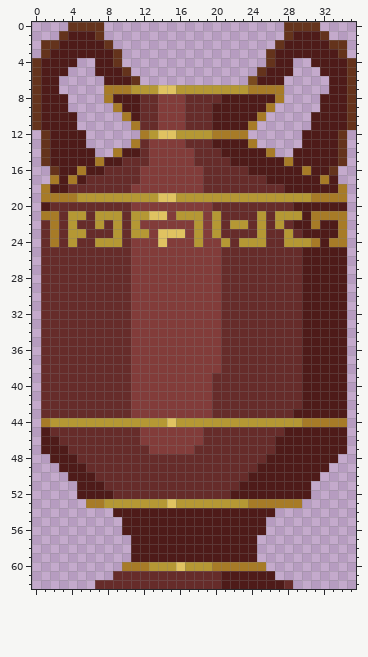
File history of a pixel-art sprite, assets/objects/vase.png. Above, as it was before the edit.
The file is 36x63 pixels.
The same view after the edit:
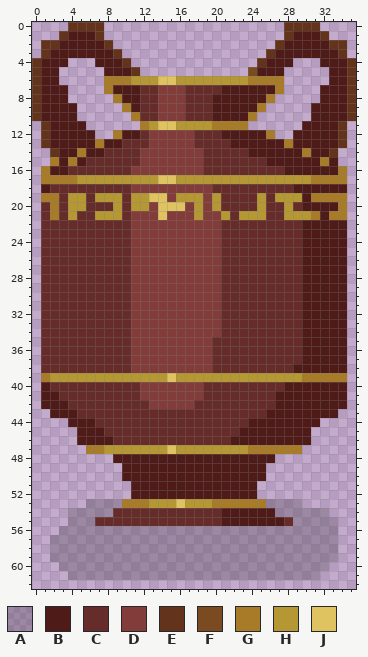
Palette (. is transparent): A #00000033  B #4e1b19  C #662c2a  D #823c3a  E #64331c  F #7a4b20  G #a77b27  H #b59834  J #e0c361
The exact change:
y 4: x 4 B -> .; x 9..10 E. -> BE; x 25..26 .E -> EB; x 31 B -> .
y 5: x 3 B -> .; x 7 B -> .; x 10..11 E. -> BE; x 24..25 .E -> FB; x 28 B -> .; x 32 B -> .
y 6: x 8..27 BBBE............FBBB -> GGGHHHJJHHHHHHHHGGGG
y 7: x 3 . -> B; x 9..26 GGHHHJJHHHHHHHHGGG -> BBBCCDDDCCCCBBBBBB; x 32 . -> B
y 8: x 8..9 GB -> .G; x 20 C -> B; x 26..27 BG -> G.
y 9: x 4 . -> B; x 9..10 GB -> .G; x 25..26 BG -> G.; x 31 . -> B
y 10: x 10..11 GB -> .G; x 24..25 BG -> G.
y 11: x 0..1 EB -> .E; x 5 . -> B; x 11..24 GCCDDDCCCBBBBG -> .GHJJHHHHGGGG.; x 30 . -> B; x 34..35 BE -> E.
y 12: x 6 . -> B; x 9..26 ...GHJJHHHHGGGG... -> GBBCDDDDDCCCBBBBBG; x 29 . -> B
y 13: x 6..11 .....G -> BGBBCC; x 17 C -> D; x 20..21 BB -> CC; x 24..29 G..... -> BBBBGB
y 14: x 1..2 EB -> .E; x 5 B -> G; x 7..12 ..GBBC -> BCCCCD; x 18 C -> D; x 21..23 BBB -> CCC; x 26..28 G.. -> BBB; x 30 B -> G; x 33..34 BE -> E.
y 15: x 1..2 EB -> .G; x 4 B -> G; x 6..9 BGBB -> CCCC; x 12 C -> D; x 18 C -> D; x 22..25 BBBB -> CCCC; x 28 G -> B; x 32 B -> G; x 34 E -> .
y 16: x 1..2 .E -> GB; x 4..7 BGBB -> CCCC; x 11 C -> D; x 24..27 BBBB -> CCCC; x 30 G -> B; x 33..34 E. -> BG
y 17: x 1 . -> G; x 3 B -> G; x 5..31 BCCCCCCDDDDDDDCCCCCCCBBBBBB -> HHHHHHHHHJJHHHHHHHHHHHHHHHG; x 33..34 B. -> GG
y 18: x 1..3 GBB -> BCC; x 19 C -> D; x 28 B -> C; x 34 G -> B
y 19: x 3..4 GG -> CH; x 6 H -> C; x 10 H -> C; x 13 H -> J; x 15 J -> D; x 19 H -> D; x 21..24 HHHH -> CCCC; x 26 H -> C; x 30 H -> B
y 20: x 1..2 BC -> CG; x 4..5 CC -> HH; x 9 C -> H; x 11..12 DD -> HH; x 14..16 DDD -> JJJ; x 18 D -> H; x 20 C -> H; x 25 C -> H; x 28..29 CB -> HC; x 34 B -> G
y 21: x 1 G -> C; x 5 H -> C; x 11..13 HHJ -> DDD; x 16..17 HH -> DD; x 20..21 HC -> DH; x 23..24 CC -> HH; x 27 H -> C; x 30 B -> H; x 32 G -> B
y 22: x 2 G -> C; x 4 H -> C; x 7 H -> C; x 9 H -> C; x 11 H -> D; x 18 H -> D; x 20 H -> D; x 22..23 HH -> CC; x 25 H -> C; x 27 H -> C; x 29 B -> C; x 31 G -> B; x 34 G -> B
y 23: x 2 G -> C; x 4..5 HH -> CC; x 9 H -> C; x 11..12 HH -> DD; x 14..16 JJJ -> DDD; x 18 H -> D; x 20 H -> D; x 25 H -> C; x 28 H -> C; x 34 G -> B
y 24: x 2 G -> C; x 4 H -> C; x 7..9 HHH -> CCC; x 14 J -> D; x 18 H -> D; x 21 H -> C; x 23..25 HHH -> CCC; x 28..31 HHHG -> CCBB; x 33..34 GG -> BB
y 35..37: x 20 D -> C
y 38: x 20 D -> C; x 29 C -> B
y 39: x 1..34 CCCCCCCCCCDDDDDDDDDCCCCCCCCCCBBBBB -> GHHHHHHHHHHHHHJHHHHHHHHHHHHHHGGGGG
y 40: x 1 C -> B; x 11 D -> C; x 19 D -> C; x 28..29 CC -> BB
y 41: x 1..2 CC -> BB; x 11 D -> C; x 19 D -> C; x 27..29 CCC -> BBB
y 42: x 1..3 CCC -> BBB; x 11..12 DD -> CC; x 18..19 DD -> CC; x 27..29 CCC -> BBB
y 43: x 1..4 CCCC -> .BBB; x 11..19 DDDDDDDDD -> CCCCCCCCC; x 26..28 CCC -> BBB; x 34 B -> .
y 44: x 1..34 GHHHHHHHHHHHHHJHHHHHHHHHHHHHHGGGGG -> ...BBBCCCCCCCCCCCCCCCCCBBBBBBBB...
y 45: x 1..7 BCCCCCC -> ....BBB; x 12..18 DDDDDDD -> CCCCCCC; x 23..27 CCCCC -> BBBBB; x 31..34 BBBB -> ....
y 46: x 1..8 BBCCCCCC -> ....BBBB; x 12..18 DDDDDDD -> CCCCCCC; x 22..26 CCCCC -> BBBBB; x 31..34 BBBB -> ....
y 47: x 1..34 BBBCCCCCCCCCDDDDDCCCCCCCCCBBBBBBBB -> .....GGHHHHHHHJHHHHHHHHGGGGGG.....
y 48: x 2..25 BBBCCCCCCCCCCCCCCCCCCCCC -> .......BBBBBBBBBBBBBBBBB; x 27..33 BBBBBBB -> .......
y 49: x 3..24 BBBCCCCCCCCCCCCCCCCCCC -> .......BBBBBBBBBBBBBBB; x 26..32 BBBBBBB -> .......
y 50: x 4..23 BBBCCCCCCCCCCCCCCCCC -> ......BBBBBBBBBBBBBB; x 26..31 BBBBBB -> ......
y 51: x 5..22 BBBCCCCCCCCCCCCCCC -> ......BBBBBBBBBBBB; x 25..30 BBBBBB -> ......
y 52: x 5..21 BBBBCCCCCCCCCCCCC -> ......BBBBBBBBBBB; x 25..30 BBBBBB -> ......
y 53: x 6..12 GGHHHHH -> AAAAGGG; x 15..16 JH -> HJ; x 20..23 HHHH -> GGGG; x 26..29 GGGG -> AAAA
y 54: x 4..20 .....BBBBBBBBBBBB -> AAAAACCCCCCCCCCCC; x 27..32 ...... -> AAAAAA
y 55: x 4..20 ......BBBBBBBBBBB -> AAACCCCCCCCCCCCCC; x 26..33 ........ -> BBCAAAAA
y 56: x 3..33 .......BBBBBBBBBBBBBBBB........ -> AAAAAAAAAAAAAAAAAAAAAAAAAAAAAAA
y 57..59: x 2..33 .........BBBBBBBBBBBBBB......... -> AAAAAAAAAAAAAAAAAAAAAAAAAAAAAAAA
y 60: x 3..32 .......GGGHHHJHHHGGGGGG....... -> AAAAAAAAAAAAAAAAAAAAAAAAAAAAAA
y 61: x 4..31 .....CCCCCCCCCCCCBBBBBB..... -> AAAAAAAAAAAAAAAAAAAAAAAAAAAA
y 62: x 7..28 CCCCCCCCCCCCCCBBBBBBBC -> ......................
Boxes around the changes in both pictures, in picture pixels (x1, y1, x2, y2):
changed: (32, 58, 356, 247)
changed: (41, 337, 347, 589)
